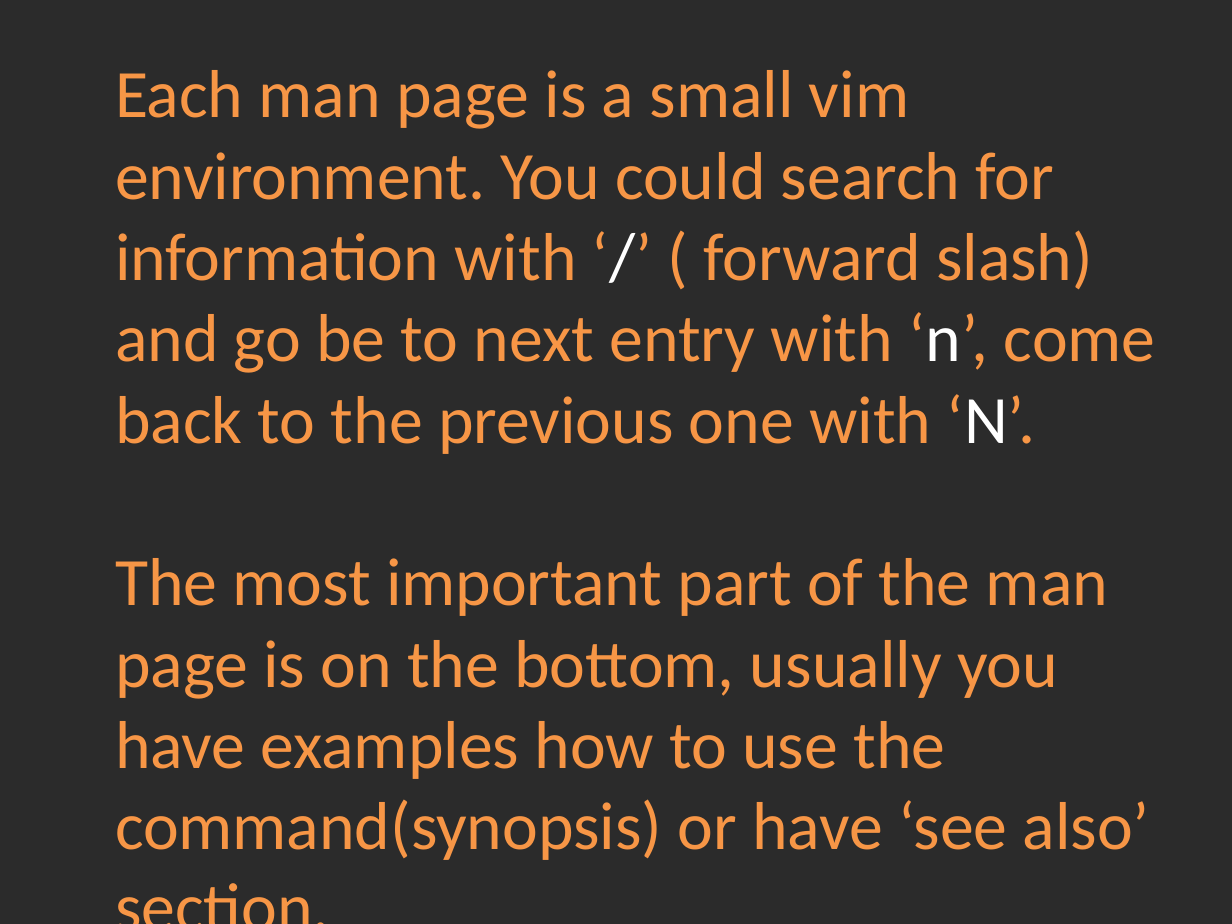
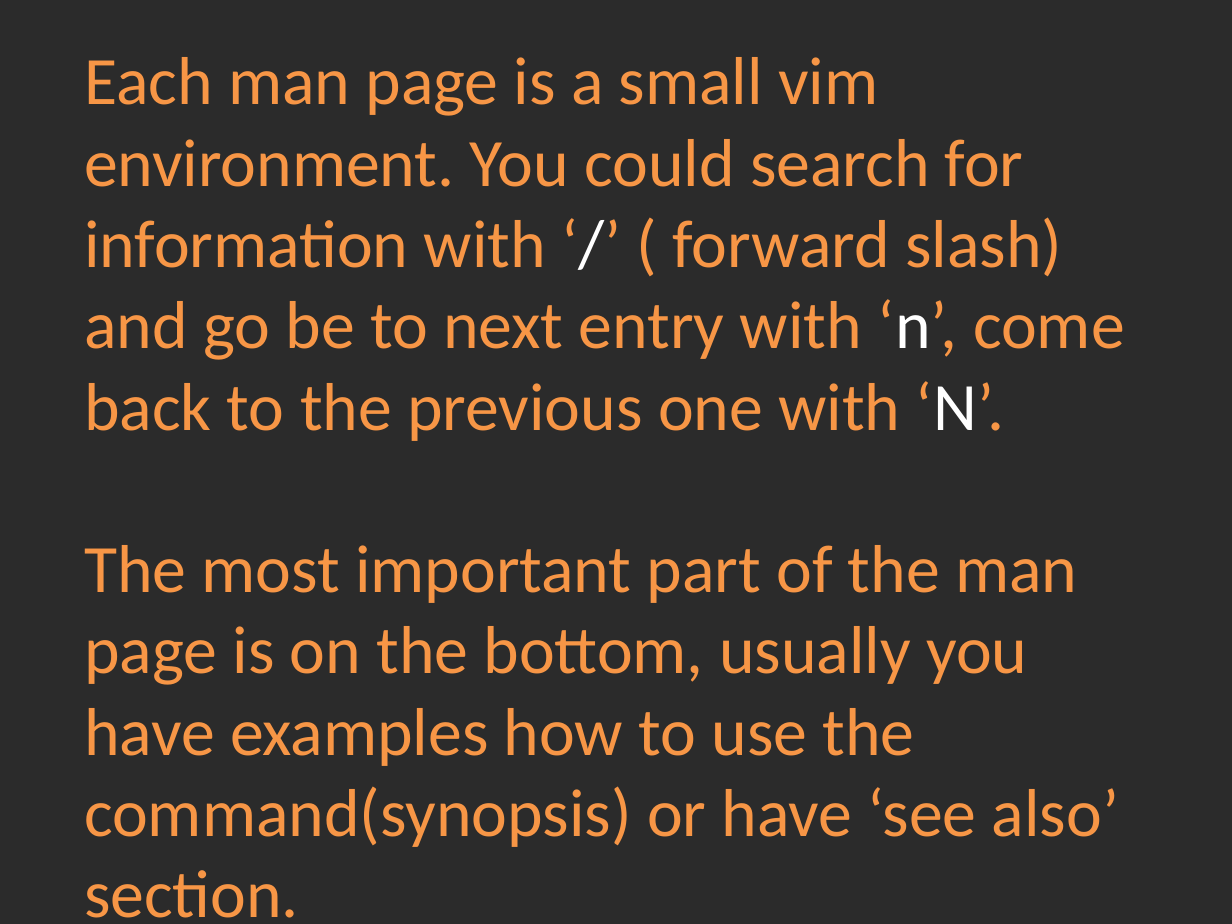
Before and after one commit to Academy-Soft-Intellect/Linux-Course, a slide deck: slide 7 of 2.Using_Essential_Tools/02-UsingEssentialTools.pptx. Drawn at 1232x924 pixels with LibreOffice and Linux fonts; fonts in the diff are those of the drawing; background and template pictures are left out; a plain dark background stands for a picture behind light text. Boxes give left, top, right and bottom in pixels: in the first picture for what was removed or moved away, otherwise in the second. Text is boxed around its words. In the diff, an @@ line names an element or a change of style, - is before the commit and + after.

```diff
--- a/2.Using_Essential_Tools/02-UsingEssentialTools.pptx
+++ b/2.Using_Essential_Tools/02-UsingEssentialTools.pptx
@@ title "Each man page is a ..." rewrapped from box(115, 70, 1156, 860) to box(84, 57, 1125, 918) @@
```
Also in this commit, not shown: 4 other slides changed, 1 other file.
